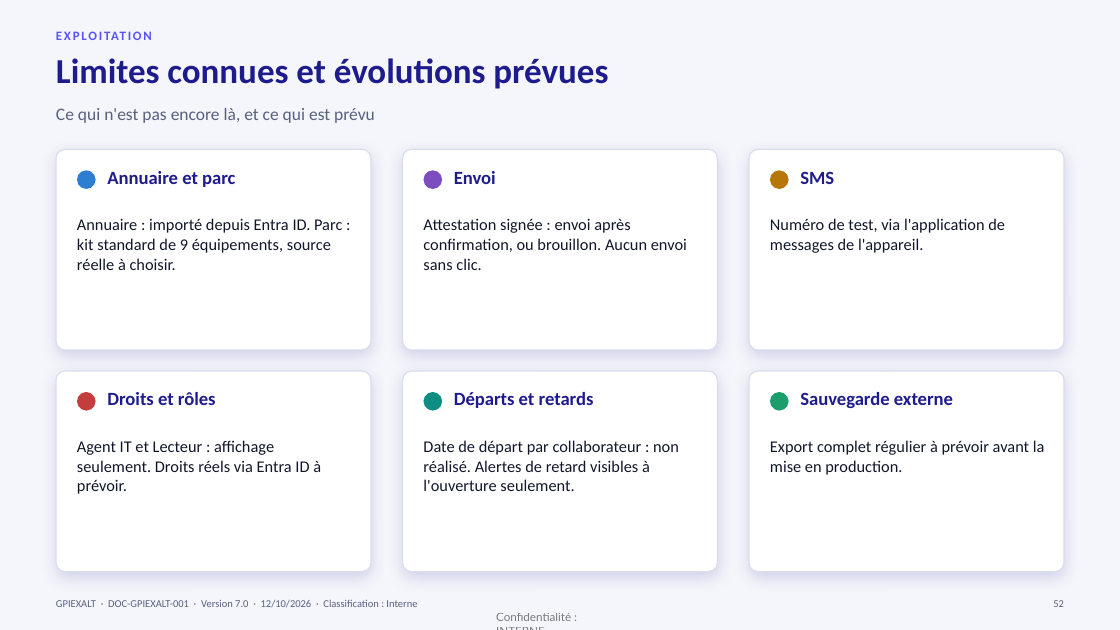
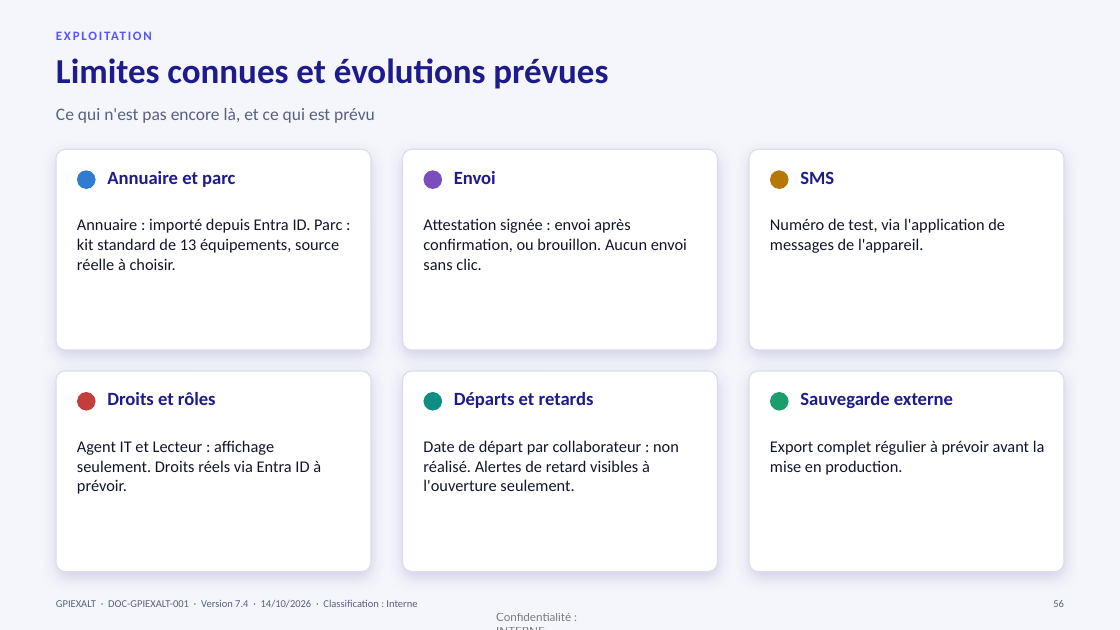
Before and after one commit to tesfamariam-exalt/myfirst-test, a slide deck: slide 56 of documentation/GPIEXALT_Documentation.pptx (slide 52 before the commit). Drawn at 1120x630 pixels with LibreOffice and Linux fonts; fonts in the diff are those of the drawing. Boxes give left, top, right and bottom in pixels: in the first picture for what was removed or moved away, otherwise in the second. Text is boxed around its words. In the diff, an @@ line names an element or a change of style, - is before the commit and + after.

```diff
--- a/documentation/GPIEXALT_Documentation.pptx
+++ b/documentation/GPIEXALT_Documentation.pptx
@@ text at <box>77,218,342,270</box>: text changed @@
-Annuaire : importé depuis Entra ID. Parc : kit standard de 9 équipements, source réelle à choisir.
+Annuaire : importé depuis Entra ID. Parc : kit standard de 13 équipements, source réelle à choisir.
@@ text at <box>56,600,417,608</box>: text changed @@
-GPIEXALT · DOC-GPIEXALT-001 · Version 7.0 · 12/10/2026 · Classification : Interne
+GPIEXALT · DOC-GPIEXALT-001 · Version 7.4 · 14/10/2026 · Classification : Interne
@@ page number at <box>1053,600,1064,607</box>: text changed @@
-52
+56
```
Also in this commit, not shown: 52 other slides changed, 4 slides added, 53 other files.
